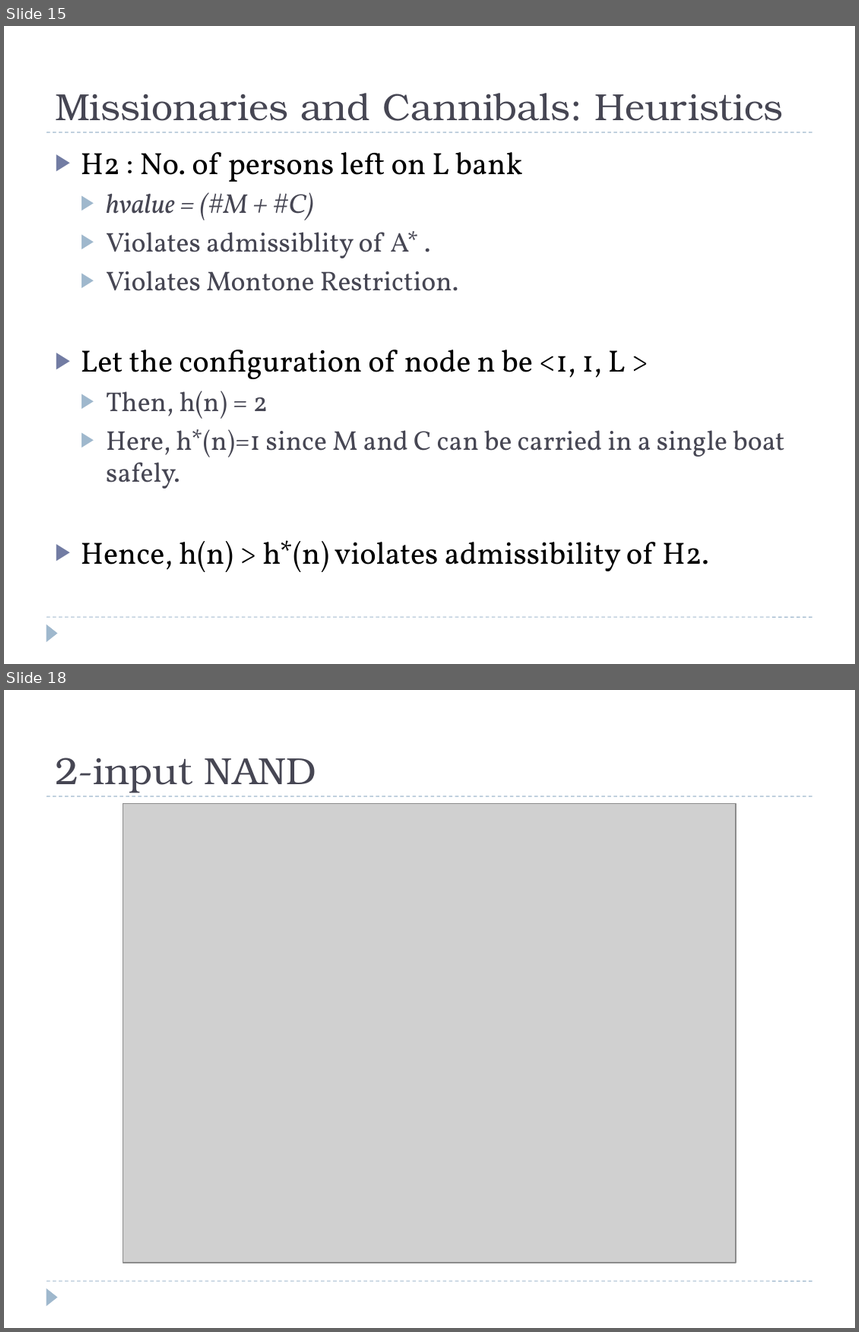
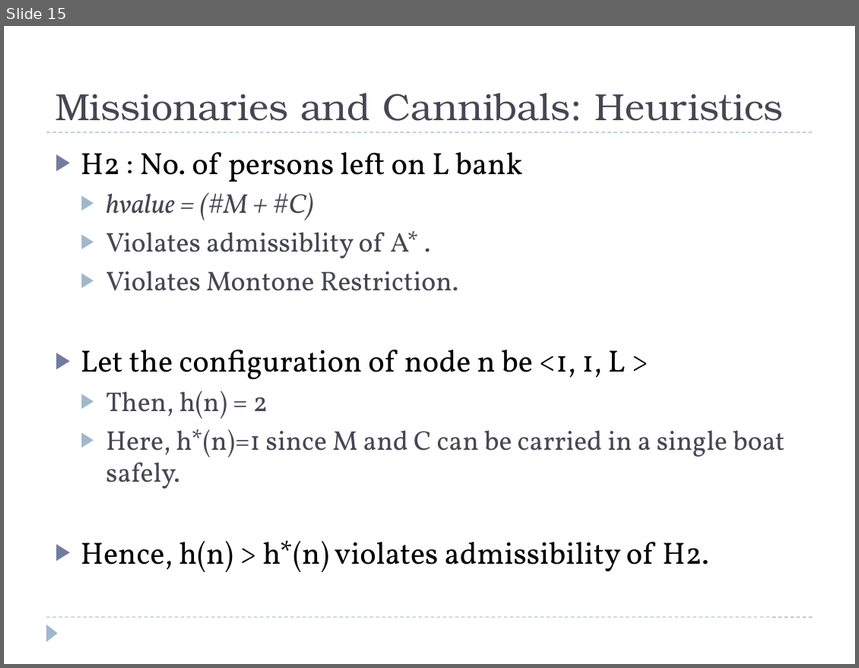
Before and after one commit to mayank127/AILab, a slide deck: slides/Astar.pptx. Shown one above the other, each under a label of ours: slides 15 and 18 before the commit, slide 15 after it; the slides between them are not shown. The pictures are 859x1332 and 859x668 pixels, drawn with LibreOffice and Linux fonts; fonts in the diff are those of the drawing; grey boxes stand for pictures. Boxes give left, top, right and bottom in pixels: in the first picture for what was removed or moved away, otherwise in the second. Text is boxed around its words. In the diff, an @@ line names an element or a change of style, - is before the commit and + after.

```diff
--- a/slides/Astar.pptx
+++ b/slides/Astar.pptx
@@ slide 18 removed at (x1=4, y1=690, x2=855, y2=1328), background #FFFFFF; not listed: 3 template elements that a slide beside it also shows @@
@@ title removed at (x1=55, y1=758, x2=317, y2=793) @@
-2-input NAND
@@ picture removed at (x1=123, y1=803, x2=736, y2=1263) @@
```
Also in this commit, not shown: 3 slides added, 25 other slides removed.
